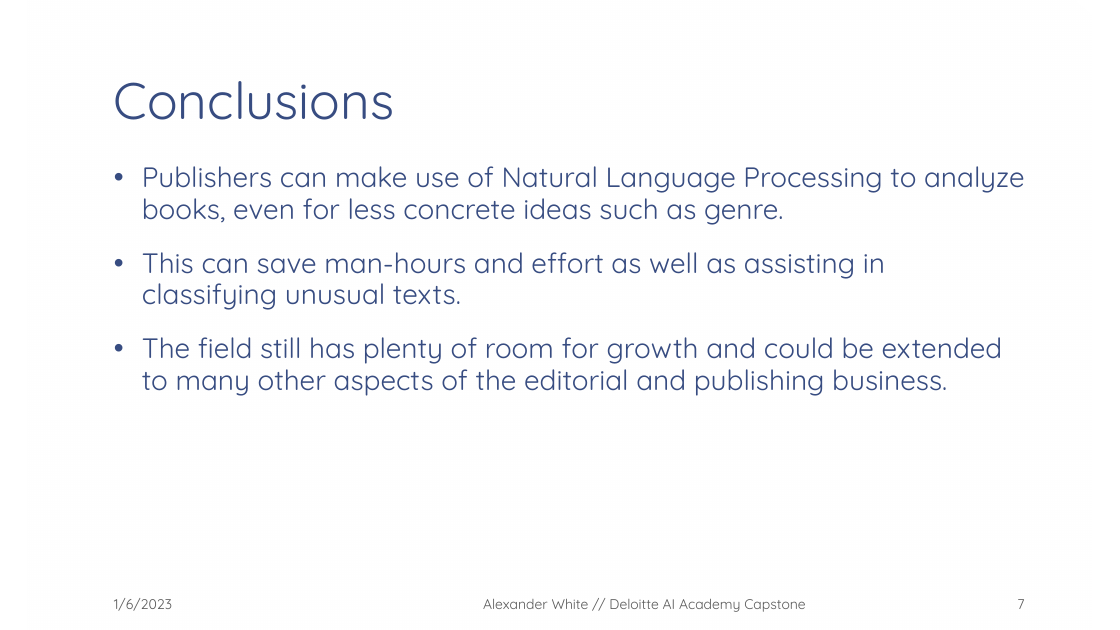
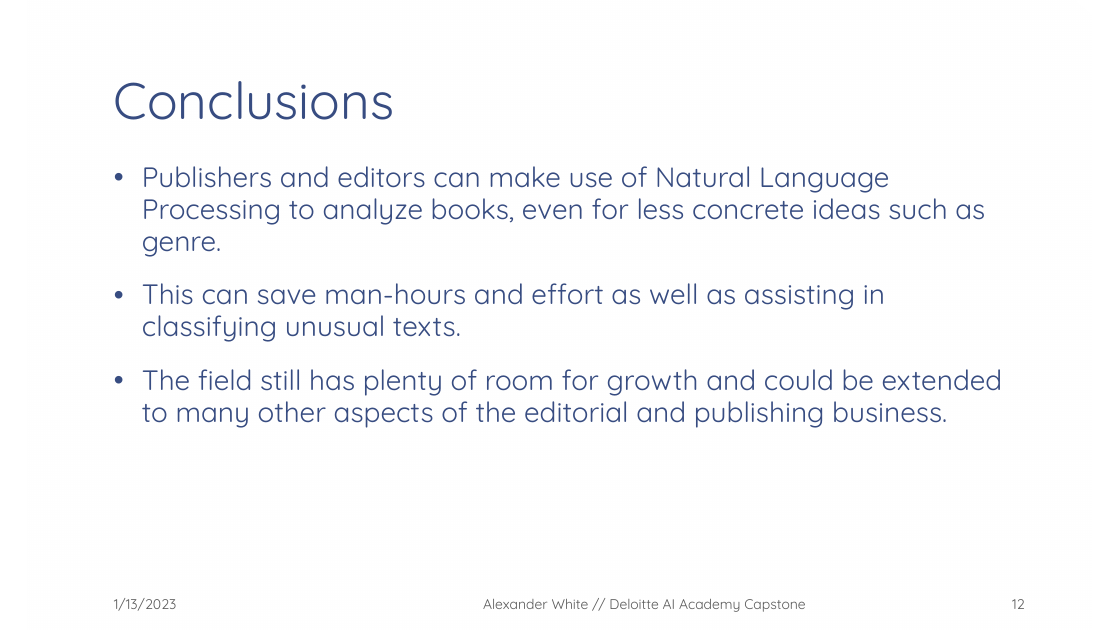
Before and after one commit to SolivagantAI/AI-Academy-Capstone, a slide deck: slide 12 of Presentations/Machine Learning in the Milieu.pptx (slide 7 before the commit). Drawn at 1120x630 pixels with LibreOffice and Linux fonts; fonts in the diff are those of the drawing; background and template pictures are left out. Boxes give left, top, right and bottom in pixels: in the first picture for what was removed or moved away, otherwise in the second. Text is boxed around its words. In the diff, an @@ line names an element or a change of style, - is before the commit and + after.

```diff
--- a/Presentations/Machine Learning in the Milieu.pptx
+++ b/Presentations/Machine Learning in the Milieu.pptx
@@ text at <box>142,166,985,257</box>: text changed @@
-• Publishers can make use of Natural Language Processing to analyze books, even for less concrete ideas such as genre.
+• Publishers and editors can make use of Natural Language Processing to analyze books, even for less concrete ideas such as genre.
@@ text at <box>114,598,177,611</box>: text changed @@
-1/6/2023
+1/13/2023
@@ page number at <box>1012,599,1025,609</box>: text changed @@
-7
+12
```
Also in this commit, not shown: 6 other slides changed, 6 slides added, 1 slide removed, 1 other file.
